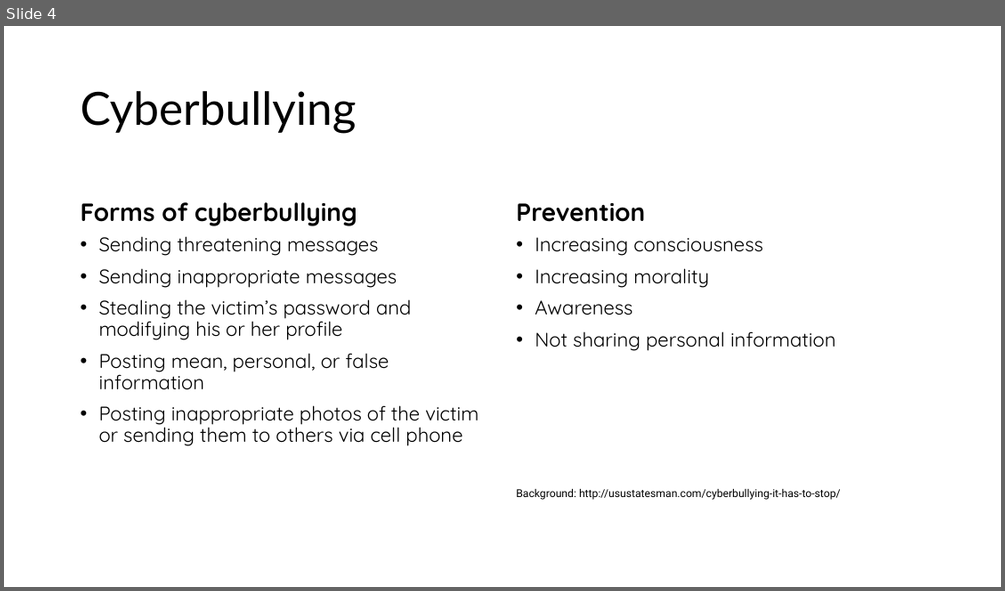
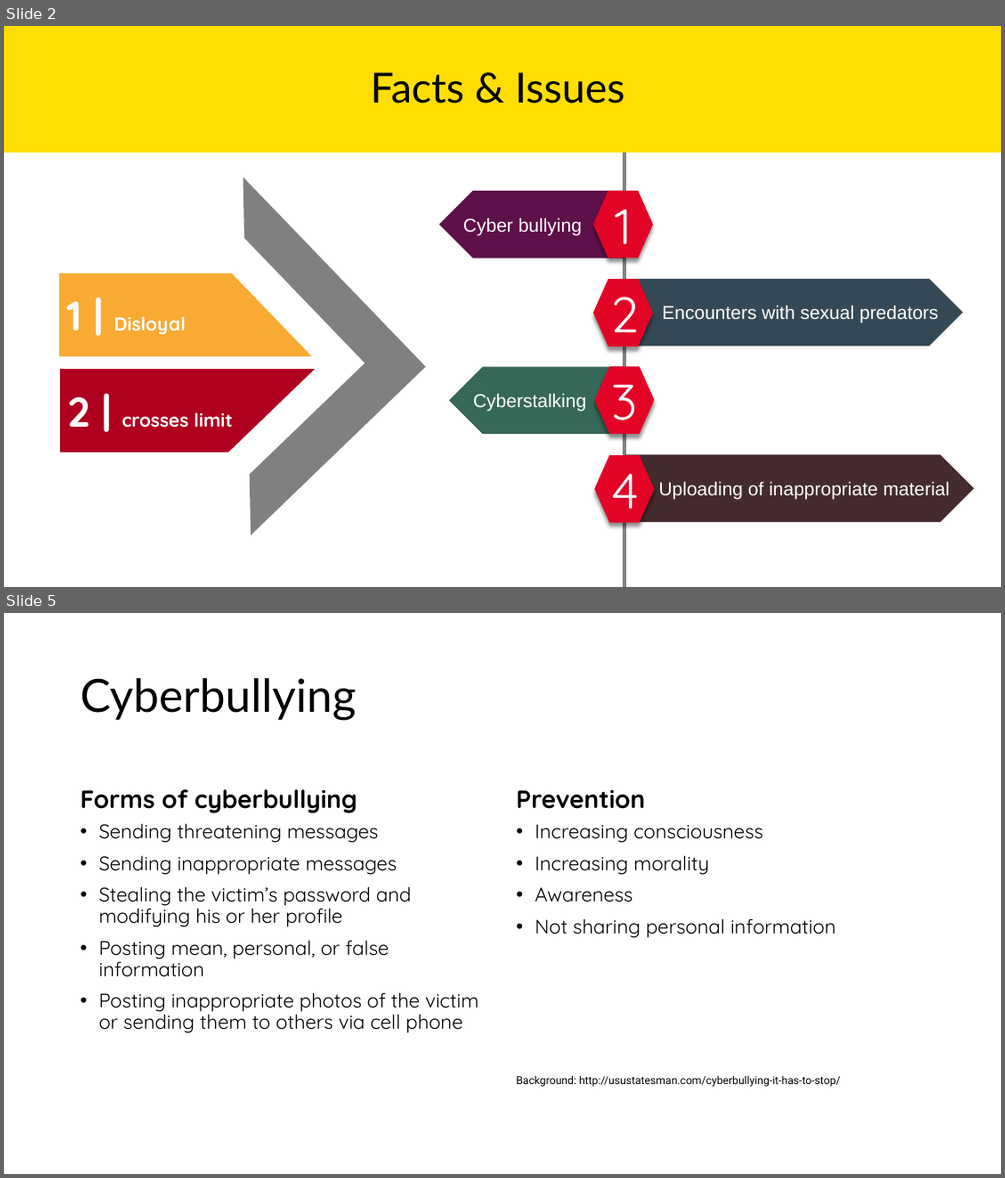
Before and after one commit to atiqahammed/6th-semester, a slide deck: 603-ET/social networking ethical issues.pptx. Shown one above the other, each under a label of ours: slide 4 before the commit, slides 2 and 5 after it; the slides between them are not shown. The pictures are 1005x591 and 1005x1178 pixels, drawn with LibreOffice and Linux fonts; fonts in the diff are those of the drawing; background and template pictures are left out. Boxes give left, top, right and bottom in pixels: in the first picture for what was removed or moved away, otherwise in the second. Text is boxed around its words. In the diff, an @@ line names an element or a change of style, - is before the commit and + after.

```diff
--- a/603-ET/social networking ethical issues.pptx
+++ b/603-ET/social networking ethical issues.pptx
@@ slide 2 added at bbox=[4, 26, 1001, 587], background #FFFFFF @@
@@ title added at bbox=[4, 26, 1001, 152], fill #FFDE03, 40 pt, text #000000 @@
+Facts & Issues
@@ group added at bbox=[49, 183, 423, 530]: 2 pentagon arrows, 2 half frames @@
+1 | Disloyal
+2 | crosses limit
@@ group added at bbox=[439, 152, 975, 587]: 4 pentagon arrows, 4 hexagons, 1 line @@
+Cyber bullying
+Cyberstalking
+Encounters with sexual predators
+Uploading of inappropriate material
+1
+2
+3
+4
@@ what was slide 4 is now slide 5 @@
```
Also in this commit, not shown: 2 slides changed, 1 other slide added, 1 slide removed, 10 other files.
